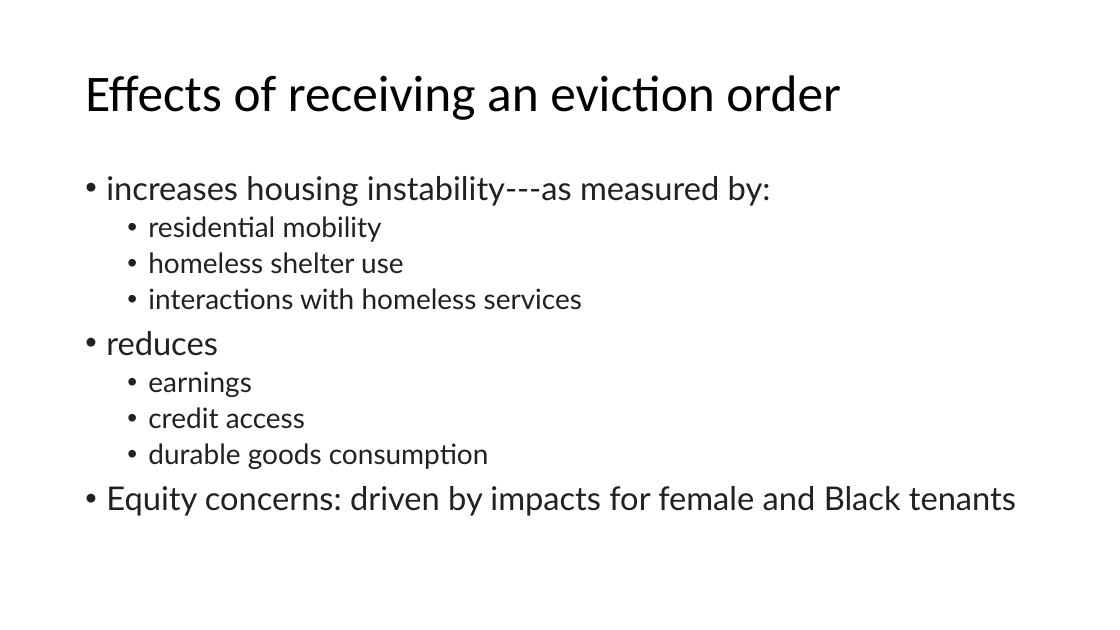
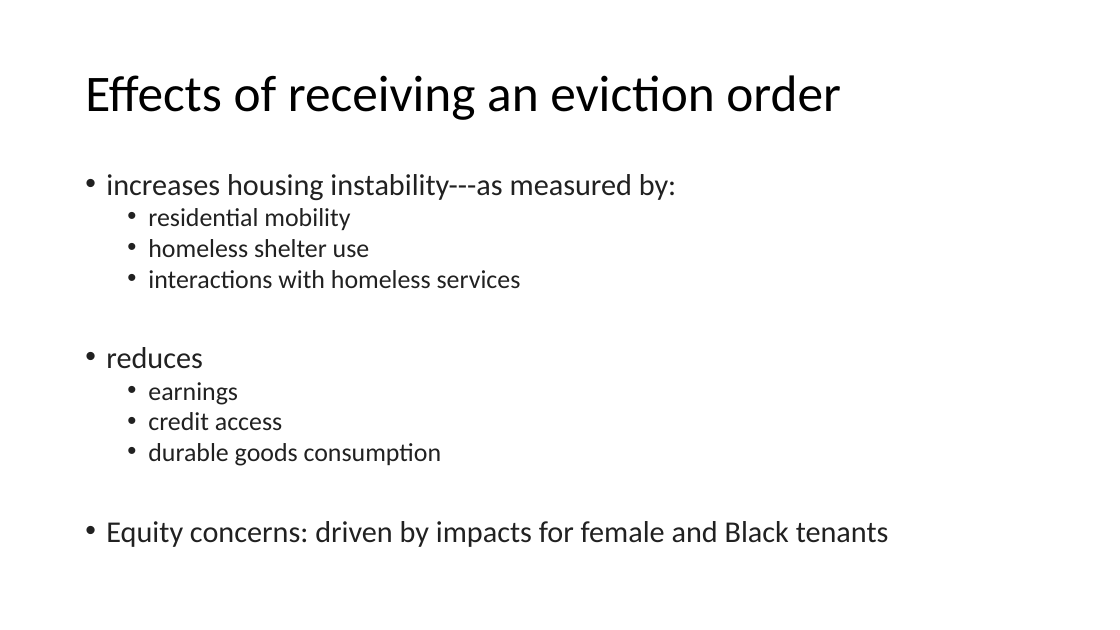
Before and after one commit to kpukelis/kpukelis-website, a slide deck: slide 41 of files/API_102a_2022_Section_06_answers.pptx. Drawn at 1120x630 pixels with LibreOffice and Linux fonts; fonts in the diff are those of the drawing. Boxes give left, top, right and bottom in pixels: in the first picture for what was removed or moved away, otherwise in the second. Text is boxed around its words. In the diff, an @@ line names an element or a change of style, - is before the commit and + after.

```diff
--- a/files/API_102a_2022_Section_06_answers.pptx
+++ b/files/API_102a_2022_Section_06_answers.pptx
@@ text "increases housing instability---as measured by:" at <box>106,174,889,547</box>: size 28 to 25.9 pt in "increases housing instability---as measured by:", "reduces", "Equity concerns: driven by impacts for female ..."; font Lato to Calibri; size 24 to 22.2 pt in "residential mobility", "homeless shelter use", "interactions with homeless services", "earnings" and 2 more places; line spacing 0.9 to 0.8 @@
```
Also in this commit, not shown: 17 other slides changed, 3 other files.
